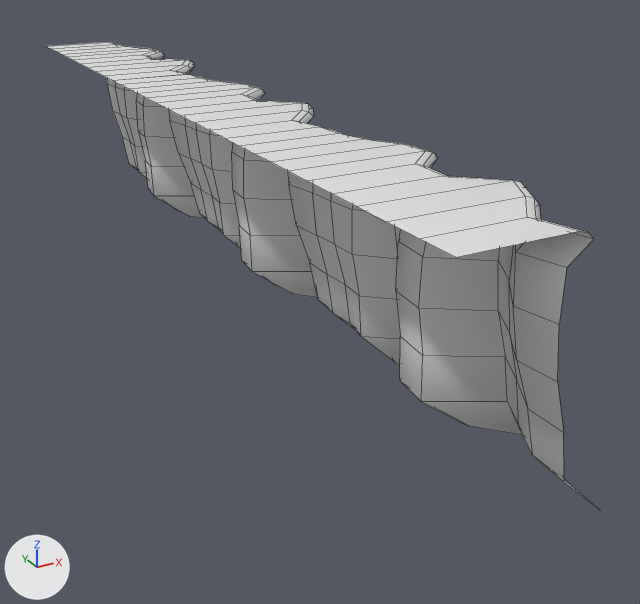
Two versions of the FBX model AntarcticAdventure/Assets/Project/Art/Model/IceBerg/IceWall/IceWall.fbx, one commit apart.
The view is the same before and after, from a 50 mm camera at (-141.1, -55.3, 46.7) aimed at (-101.4, 16.8, 10.7). Every picture has the same lights, and +X, +Y and +Z are marked at lower left. Mesh edges are drawn as thin lines. Where no turn or scale is listed for an object, it has been applied to the vertices. Vertices at the same position are counted once.
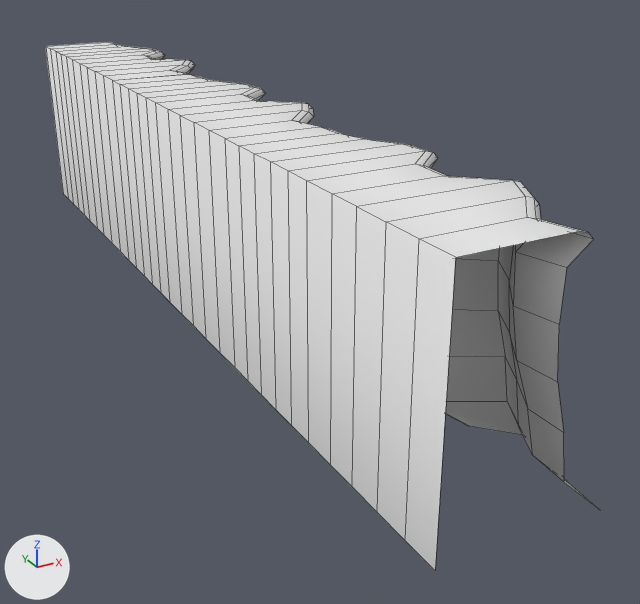
The newer file is also turned or shifted as a whole; pictures and numbers use the older file's frame.

Pixel boxes (x1, y1, x2, y2) of what changed, in the pictures (640 x 604 px):
'Cube.028', reshaped (14% taller): before (46, 42, 596, 507); after (46, 42, 596, 570)
part 1 of me_cube_014, added: after (46, 47, 456, 570)

The change, as a list of edits to the scene's bpy script:
```text
Change me_cube_014:
    used by ob_cube_028; location = (-109.3, -16.1, 18.1)
    remove me_cube_014.from_pydata(...)  # 324 vertices, 270 faces; spans x -5.0..11.0, y -5.0..85.3, z -8.5..12.3
    add me_cube_014.from_pydata(...)  # 355 vertices, 300 faces; spans x -5.0..11.0, y -5.0..85.3, z -8.5..12.3
    me_cube_014 part 1
    31 new vertices lie (0.0, 0.0, -20.3) away from vertices in x -5.0, y -5.0..85.3, z 12.3
    30 new faces join them
```
